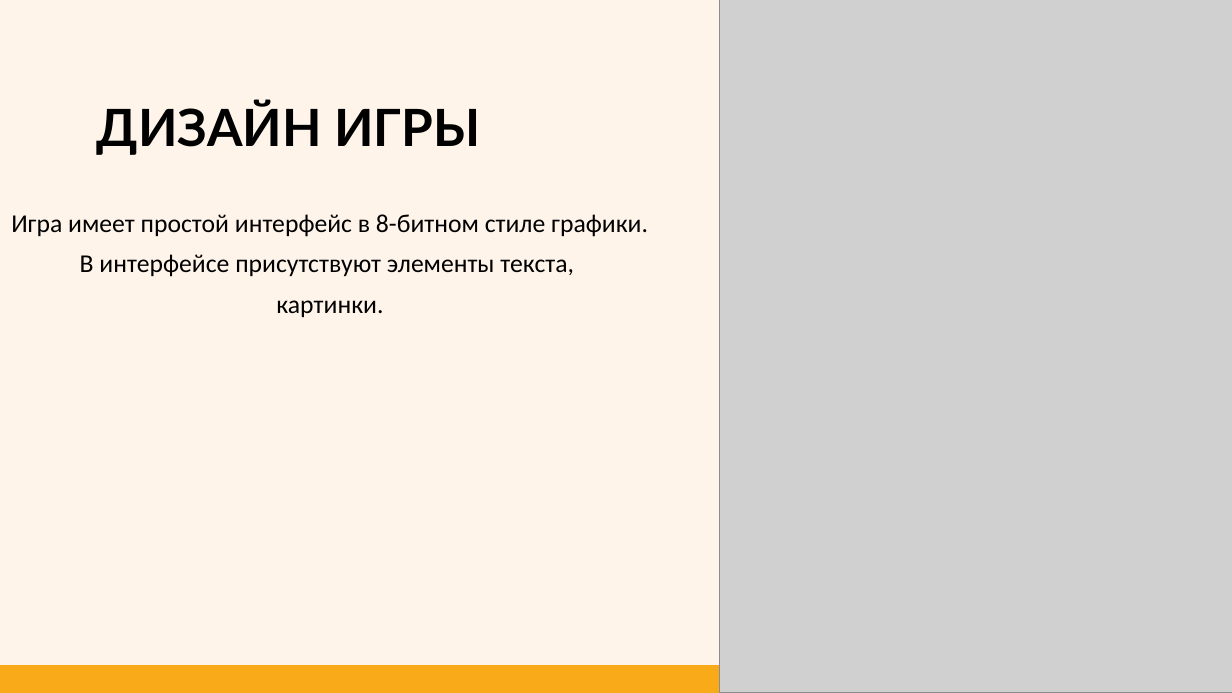
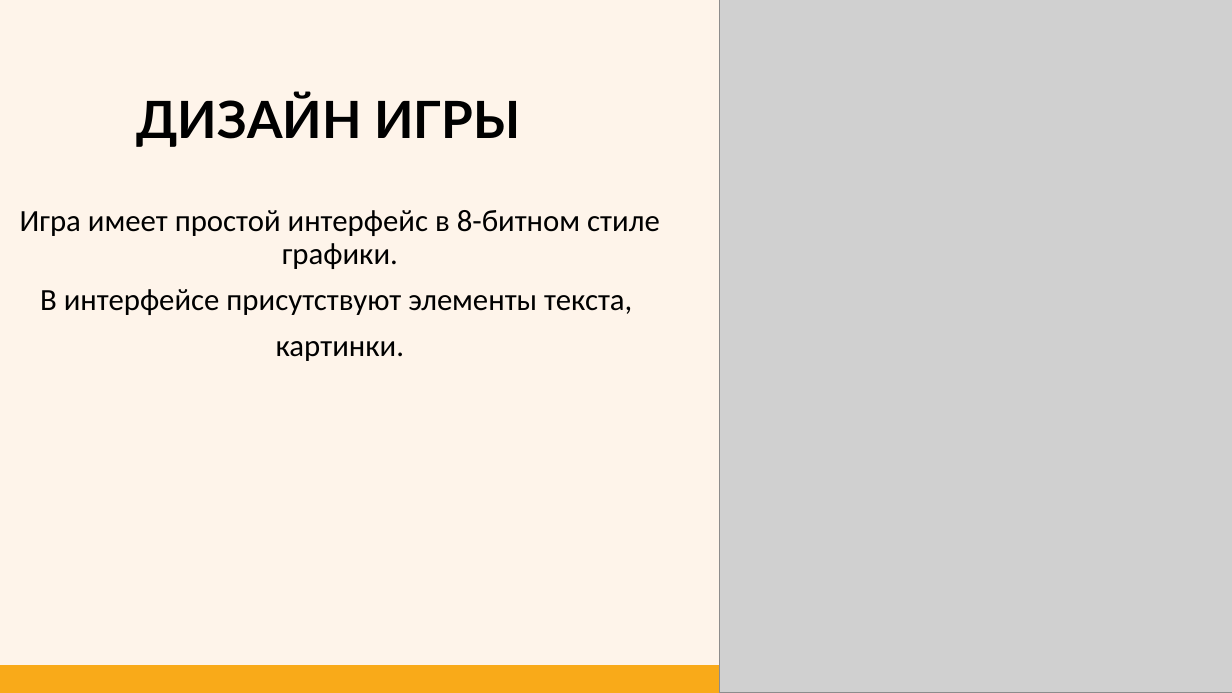
Before and after one commit to gwadsfwascawfwga/Mario-Parkour, a slide deck: slide 4 of Игра «марио паркур».pptx. Drawn at 1232x693 pixels with LibreOffice and Linux fonts; fonts in the diff are those of the drawing; grey boxes stand for pictures. Boxes give left, top, right and bottom in pixels: in the first picture for what was removed or moved away, otherwise in the second. Text is boxed around its words. In the diff, an @@ line names an element or a change of style, - is before the commit and + after.

```diff
--- a/Игра «марио паркур».pptx
+++ b/Игра «марио паркур».pptx
@@ title "ДИЗАЙН ИГРЫ": place and size @@
-title "ДИЗАЙН ИГРЫ" at <box>97,102,480,155</box>
+title "ДИЗАЙН ИГРЫ" at <box>137,94,520,147</box>
@@ text "Игра имеет простой интерфейс в ...": place and size @@
-text "Игра имеет простой интерфейс в ..." at <box>11,214,648,317</box>
+text "Игра имеет простой интерфейс в ..." at <box>20,210,660,361</box>
@@ text "Игра имеет простой интерфейс в ..." at <box>20,210,660,361</box>: size 20 to 24 pt @@
```
Also in this commit, not shown: 4 other slides changed, 1 slide added.
